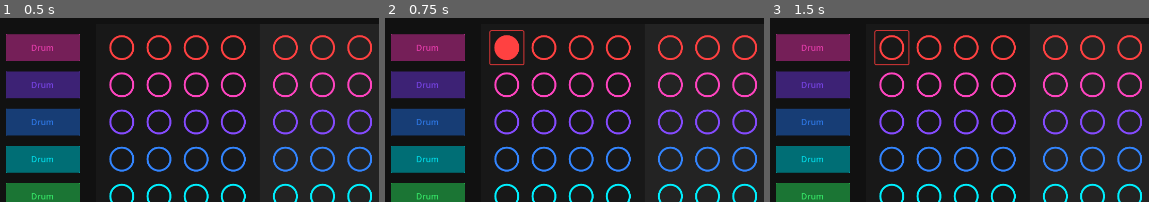
Above: before the commit, frames 1-3 (left to right).
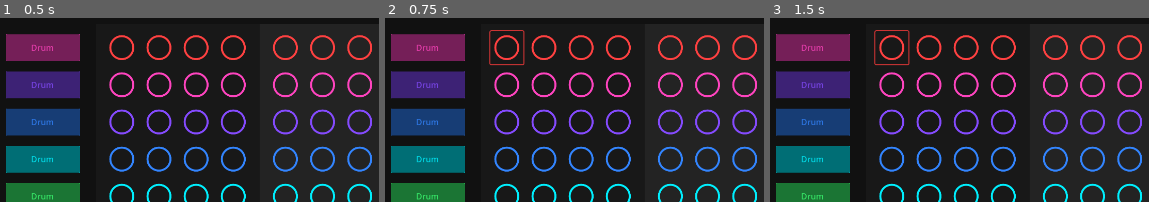
Above: after the commit, the same moments.

Repository: JulienToumieh/bsteppr
Game: Godot game, scene res://main.tscn
Same seed, same stepped clock (60 frames per second), same inputs: the game is played once before the commit and once after it.
Inputs (mouse positions are % of the whole screen's width and height, from its top left):
- Up to frame 1 (0.5 s): no input
- Up to frame 2 (0.75 s): click (16, 8) at 0.52 s
- Up to frame 3 (1.5 s): click (16, 8) at 1.27 s
The pictures show only the part of the screen within x 0-50%, y 0-50%; the shares and areas given below are measured in that part.

Frame 1 is identical in both runs. In frame 2, 0.5% of the frame differs, in the area x 29-35%, y 10-22%; in frame 3, nothing differs.

Commit message:
Added beat step editor popup

Diff:
--- a/Globals.gd
+++ b/Globals.gd
@@ -9,6 +9,8 @@
 	"F": Array()
 }
 
+
+
 var activeBeat = beat["A"]
 
 var playbackPosition = 0
@@ -18,6 +20,7 @@
 var bpm = 128
 var beat_interval = 60.0 / (bpm * 4)
 var timer : Timer
+
 
 func togglePlayback():
 	if playing:
@@ -68,12 +71,14 @@
 		7: get_node("Instrument7").play()
 		8: get_node("Instrument8").play()
 
-func activateBeat(beatIDX):
+func activateBeatStep(beatIDX):
 	if (activeBeat[beatIDX.x][beatIDX.y] == "0000"):
 		activeBeat[beatIDX.x][beatIDX.y] = "5555"
 	else:
 		activeBeat[beatIDX.x][beatIDX.y] = "0000"
 
+func editBeatStep(beatIDX):
+	get_parent().get_node("Main").createEditBeatPopup(beatIDX)
 
 '''
 var beats = {
--- a/Globals.tscn
+++ b/Globals.tscn
@@ -10,8 +10,6 @@
 process_thread_group_order = 0
 process_thread_messages = 1
 script = ExtResource("1_wmx5g")
-
-[node name="Node2D" type="Node2D" parent="."]
 
 [node name="Instrument1" type="AudioStreamPlayer" parent="."]
 max_polyphony = 4
--- /dev/null
+++ b/assets/beat edit quarter.svg
@@ -0,0 +1,10 @@
+<?xml version="1.0" encoding="UTF-8" standalone="no"?>
+<!DOCTYPE svg PUBLIC "-//W3C//DTD SVG 1.1//EN" "http://www.w3.org/Graphics/SVG/1.1/DTD/svg11.dtd">
+<svg width="100%" height="100%" viewBox="0 0 177 177" version="1.1" xmlns="http://www.w3.org/2000/svg" xmlns:xlink="http://www.w3.org/1999/xlink" xml:space="preserve" xmlns:serif="http://www.serif.com/" style="fill-rule:evenodd;clip-rule:evenodd;stroke-linecap:round;stroke-linejoin:round;stroke-miterlimit:1.5;">
+    <g transform="matrix(1,0,0,1,-147.965,-538.803)">
+        <g transform="matrix(1.4102e-17,0.230303,-0.230303,1.4102e-17,372.226,491.052)">
+            <circle cx="590.551" cy="590.551" r="354.331" style="fill:none;stroke:white;stroke-width:57.76px;"/>
+            <path d="M590.551,236.22L590.551,590.551L236.22,590.551C236.221,394.86 394.86,236.22 590.551,236.22Z" style="fill:white;stroke:white;stroke-width:1.92px;"/>
+        </g>
+    </g>
+</svg>
--- /dev/null
+++ b/assets/slider.svg
@@ -0,0 +1,9 @@
+<?xml version="1.0" encoding="UTF-8" standalone="no"?>
+<!DOCTYPE svg PUBLIC "-//W3C//DTD SVG 1.1//EN" "http://www.w3.org/Graphics/SVG/1.1/DTD/svg11.dtd">
+<svg width="100%" height="100%" viewBox="0 0 1019 74" version="1.1" xmlns="http://www.w3.org/2000/svg" xmlns:xlink="http://www.w3.org/1999/xlink" xml:space="preserve" xmlns:serif="http://www.serif.com/" style="fill-rule:evenodd;clip-rule:evenodd;stroke-linecap:round;stroke-linejoin:round;stroke-miterlimit:1.5;">
+    <g transform="matrix(1,0,0,1,-81.2101,-175.698)">
+        <g transform="matrix(1.10526,0,0,1,-114.38,0)">
+            <rect x="188.976" y="188.976" width="897.638" height="47.244" style="fill:none;stroke:white;stroke-width:25.2px;"/>
+        </g>
+    </g>
+</svg>
--- /dev/null
+++ b/assets/sliderfill.svg
@@ -0,0 +1,9 @@
+<?xml version="1.0" encoding="UTF-8" standalone="no"?>
+<!DOCTYPE svg PUBLIC "-//W3C//DTD SVG 1.1//EN" "http://www.w3.org/Graphics/SVG/1.1/DTD/svg11.dtd">
+<svg width="100%" height="100%" viewBox="0 0 993 48" version="1.1" xmlns="http://www.w3.org/2000/svg" xmlns:xlink="http://www.w3.org/1999/xlink" xml:space="preserve" xmlns:serif="http://www.serif.com/" style="fill-rule:evenodd;clip-rule:evenodd;stroke-linejoin:round;stroke-miterlimit:2;">
+    <g transform="matrix(1,0,0,1,-94.4882,-188.976)">
+        <g transform="matrix(1.10526,0,0,1,-114.38,0)">
+            <rect x="188.976" y="188.976" width="897.638" height="47.244" style="fill:white;"/>
+        </g>
+    </g>
+</svg>
--- a/components/beat_step.gd
+++ b/components/beat_step.gd
@@ -8,6 +8,8 @@
 var Q4 = 0
 
 var buttonTime = 0
+var pressed = false
+var triggeredHold = false
 
 func _ready():
 	if beatIDX.y == 0: modulate = Color("FF4141")
@@ -21,6 +23,12 @@
 
 
 func _process(delta):
+	if pressed:
+		if Time.get_ticks_msec() - buttonTime >= 500 and not triggeredHold:
+			pressed = false
+			triggeredHold = true
+			Globals.editBeatStep(beatIDX)
+
 	var beatQ = Globals.activeBeat[beatIDX.x][beatIDX.y]
 
 	Q1 = int(beatQ[0])
@@ -36,8 +44,9 @@
 
 func _on_step_click_button_down():
 	buttonTime = Time.get_ticks_msec()
+	pressed = true
+	triggeredHold = false
 
 
 func _on_step_click_button_up():
-	if (Time.get_ticks_msec() - buttonTime) < 500:
-		Globals.activateBeat(beatIDX)
+	pressed = false
--- /dev/null
+++ b/components/edit_beat_popup.gd
@@ -0,0 +1,81 @@
+extends Node2D
+
+@export var beatIDX = Vector2(0,0)
+var beatVal = "0000"
+
+func _ready():
+	position = get_viewport().get_size() / 2
+
+	for bQ in range(4):
+		if get_node("VelocitySlider").value < int(beatVal[bQ]): get_node("VelocitySlider").value = int(beatVal[bQ])
+
+		beatVal = Globals.activeBeat[beatIDX.x][beatIDX.y]
+		if beatVal[bQ] == "0":
+			get_node("BeatEditQuarter" + str(bQ+1)).modulate = Color(1, 1, 1, 0.4)
+		else:
+			get_node("BeatEditQuarter" + str(bQ+1)).modulate = Color(1, 1, 1, 1)
+
+func _on_close_popup_pressed():
+	queue_free()
+
+func updateGlobal():
+	Globals.activeBeat[beatIDX.x][beatIDX.y] = beatVal
+
+	for bQ in range(4):
+		beatVal = Globals.activeBeat[beatIDX.x][beatIDX.y]
+		if beatVal[bQ] == "0":
+			get_node("BeatEditQuarter" + str(bQ+1)).modulate = Color(1, 1, 1, 0.4)
+		else:
+			get_node("BeatEditQuarter" + str(bQ+1)).modulate = Color(1, 1, 1, 1)
+
+func _on_velocity_slider_drag_ended(value_changed):
+	if beatVal == "0000":
+		beatVal = str(int(get_node("VelocitySlider").value)) + str(int(get_node("VelocitySlider").value)) + str(int(get_node("VelocitySlider").value)) + str(int(get_node("VelocitySlider").value))
+	else:
+		for v in range(4):
+			if beatVal[v] != "0": beatVal[v] = str(int(get_node("VelocitySlider").value))
+	updateGlobal()
+
+
+func _on_b_q_1_pressed():
+	var v = 1
+	if beatVal[v-1] == "0":
+		if get_node("VelocitySlider").value == 0:
+			get_node("VelocitySlider").value = 5
+		beatVal[v-1] = str(int(get_node("VelocitySlider").value))
+	else:
+		beatVal[v-1] = "0"
+	updateGlobal()
+
+
+func _on_b_q_2_pressed():
+	var v = 2
+	if beatVal[v-1] == "0":
+		if get_node("VelocitySlider").value == 0:
+			get_node("VelocitySlider").value = 5
+		beatVal[v-1] = str(int(get_node("VelocitySlider").value))
+	else:
+		beatVal[v-1] = "0"
+	updateGlobal()
+
+
+func _on_b_q_3_pressed():
+	var v = 3
+	if beatVal[v-1] == "0":
+		if get_node("VelocitySlider").value == 0:
+			get_node("VelocitySlider").value = 5
+		beatVal[v-1] = str(int(get_node("VelocitySlider").value))
+	else:
+		beatVal[v-1] = "0"
+	updateGlobal()
+
+
+func _on_b_q_4_pressed():
+	var v = 4
+	if beatVal[v-1] == "0":
+		if get_node("VelocitySlider").value == 0:
+			get_node("VelocitySlider").value = 5
+		beatVal[v-1] = str(int(get_node("VelocitySlider").value))
+	else:
+		beatVal[v-1] = "0"
+	updateGlobal()
--- /dev/null
+++ b/components/edit_beat_popup.tscn
@@ -0,0 +1,141 @@
+[gd_scene load_steps=5 format=3 uid="uid://c3evge8sojuv8"]
+
+[ext_resource type="Script" path="res://components/edit_beat_popup.gd" id="1_h0ecr"]
+[ext_resource type="Texture2D" uid="uid://cwguhnm6ysoaf" path="res://assets/1px.png" id="2_w7tyu"]
+[ext_resource type="Texture2D" uid="uid://cvkx4y0ypjoip" path="res://assets/beat edit quarter.svg" id="3_3c73c"]
+
+[sub_resource type="StyleBoxFlat" id="StyleBoxFlat_p6vqd"]
+bg_color = Color(0, 0, 0, 0.635294)
+
+[node name="EditBeatPopup" type="Node2D"]
+z_index = 2
+script = ExtResource("1_h0ecr")
+
+[node name="ClosePopup" type="Button" parent="."]
+offset_left = -1080.0
+offset_top = -512.0
+offset_right = 1080.0
+offset_bottom = 512.0
+theme_override_styles/focus = SubResource("StyleBoxFlat_p6vqd")
+theme_override_styles/disabled_mirrored = SubResource("StyleBoxFlat_p6vqd")
+theme_override_styles/disabled = SubResource("StyleBoxFlat_p6vqd")
+theme_override_styles/hover_pressed_mirrored = SubResource("StyleBoxFlat_p6vqd")
+theme_override_styles/hover_pressed = SubResource("StyleBoxFlat_p6vqd")
+theme_override_styles/hover_mirrored = SubResource("StyleBoxFlat_p6vqd")
+theme_override_styles/hover = SubResource("StyleBoxFlat_p6vqd")
+theme_override_styles/pressed_mirrored = SubResource("StyleBoxFlat_p6vqd")
+theme_override_styles/pressed = SubResource("StyleBoxFlat_p6vqd")
+theme_override_styles/normal_mirrored = SubResource("StyleBoxFlat_p6vqd")
+theme_override_styles/normal = SubResource("StyleBoxFlat_p6vqd")
+
+[node name="Button" type="Button" parent="."]
+offset_left = -264.0
+offset_top = -112.0
+offset_right = 264.0
+offset_bottom = 112.0
+
+[node name="1Px2" type="Sprite2D" parent="."]
+position = Vector2(-9.05991e-06, -6.4373e-06)
+scale = Vector2(528, 224)
+texture = ExtResource("2_w7tyu")
+
+[node name="1Px" type="Sprite2D" parent="."]
+modulate = Color(0.131159, 0.120157, 0.142424, 1)
+position = Vector2(2.86102e-05, 0)
+scale = Vector2(512, 208)
+texture = ExtResource("2_w7tyu")
+
+[node name="BeatEditQuarter1" type="Sprite2D" parent="."]
+position = Vector2(-184, -31.9998)
+rotation = -1.5708
+scale = Vector2(0.451977, 0.451977)
+texture = ExtResource("3_3c73c")
+
+[node name="bQ1" type="Button" parent="BeatEditQuarter1"]
+anchors_preset = 8
+anchor_left = 0.5
+anchor_top = 0.5
+anchor_right = 0.5
+anchor_bottom = 0.5
+offset_left = -194.5
+offset_top = -194.5
+offset_right = 17.5
+offset_bottom = 17.5
+grow_horizontal = 2
+grow_vertical = 2
+flat = true
+
+[node name="BeatEditQuarter2" type="Sprite2D" parent="."]
+position = Vector2(-64, -31.9998)
+scale = Vector2(0.451977, 0.451977)
+texture = ExtResource("3_3c73c")
+
+[node name="bQ2" type="Button" parent="BeatEditQuarter2"]
+anchors_preset = 8
+anchor_left = 0.5
+anchor_top = 0.5
+anchor_right = 0.5
+anchor_bottom = 0.5
+offset_left = -194.5
+offset_top = -194.5
+offset_right = 17.5
+offset_bottom = 17.5
+grow_horizontal = 2
+grow_vertical = 2
+flat = true
+
+[node name="BeatEditQuarter3" type="Sprite2D" parent="."]
+position = Vector2(64, -31.9998)
+rotation = -4.71239
+scale = Vector2(0.451977, 0.451977)
+texture = ExtResource("3_3c73c")
+
+[node name="bQ3" type="Button" parent="BeatEditQuarter3"]
+anchors_preset = 8
+anchor_left = 0.5
+anchor_top = 0.5
+anchor_right = 0.5
+anchor_bottom = 0.5
+offset_left = -194.5
+offset_top = -194.5
+offset_right = 17.5
+offset_bottom = 17.5
+grow_horizontal = 2
+grow_vertical = 2
+flat = true
+
+[node name="BeatEditQuarter4" type="Sprite2D" parent="."]
+position = Vector2(184, -31.9998)
+rotation = -3.14159
+scale = Vector2(0.451977, 0.451977)
+texture = ExtResource("3_3c73c")
+
+[node name="bQ4" type="Button" parent="BeatEditQuarter4"]
+anchors_preset = 8
+anchor_left = 0.5
+anchor_top = 0.5
+anchor_right = 0.5
+anchor_bottom = 0.5
+offset_left = -194.5
+offset_top = -194.5
+offset_right = 17.5
+offset_bottom = 17.5
+grow_horizontal = 2
+grow_vertical = 2
+flat = true
+
+[node name="VelocitySlider" type="HSlider" parent="."]
+offset_left = -224.0
+offset_top = 48.0002
+offset_right = 224.0
+offset_bottom = 72.0002
+max_value = 5.0
+tick_count = 6
+ticks_on_borders = true
+
+[connection signal="pressed" from="ClosePopup" to="." method="_on_close_popup_pressed"]
+[connection signal="pressed" from="BeatEditQuarter1/bQ1" to="." method="_on_b_q_1_pressed"]
+[connection signal="pressed" from="BeatEditQuarter2/bQ2" to="." method="_on_b_q_2_pressed"]
+[connection signal="pressed" from="BeatEditQuarter3/bQ3" to="." method="_on_b_q_3_pressed"]
+[connection signal="pressed" from="BeatEditQuarter4/bQ4" to="." method="_on_b_q_4_pressed"]
+[connection signal="drag_ended" from="VelocitySlider" to="." method="_on_velocity_slider_drag_ended"]
--- a/main.gd
+++ b/main.gd
@@ -1,5 +1,6 @@
 extends Node2D
 
+var EditBeatPopup = preload("res://components/edit_beat_popup.tscn")
 
 func _ready():
 	pass
@@ -12,3 +13,8 @@
 
 func _on_play_pause_button_pressed():
 	Globals.togglePlayback()
+
+func createEditBeatPopup(beatIDX):
+	var bEditPopup = EditBeatPopup.instantiate()
+	bEditPopup.beatIDX = beatIDX
+	add_child(bEditPopup)
Not shown, added: assets/beat edit quarter.svg.import
Not shown, added: assets/slider.svg.import
Not shown, added: assets/sliderfill.svg.import
